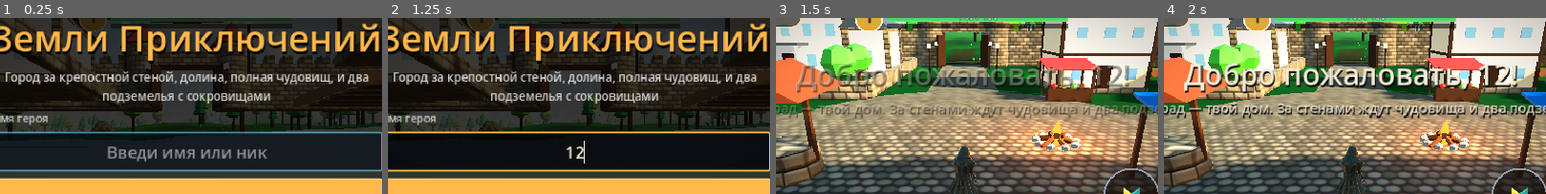
Above: before the commit, frames 1-4 (left to right).
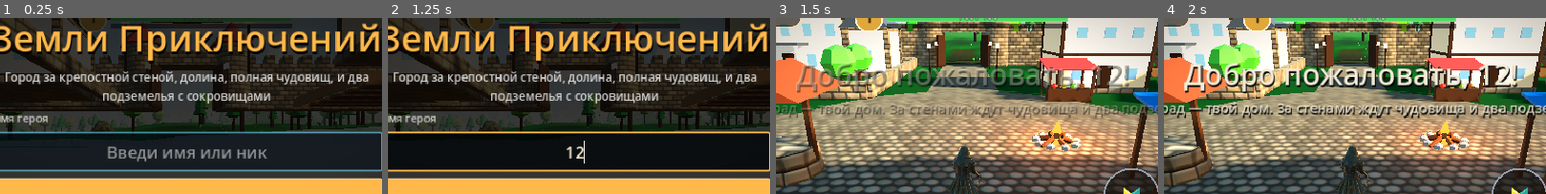
Above: after the commit, the same moments.

Repository: alexbl2802-hue/-
Game: Godot game, scene res://scenes/main.tscn
The game is run twice, just before and just after one commit, with the same random seed, the same clock (stepped at 60 frames per second) and the same inputs.
Inputs (mouse positions are % of the whole screen's width and height, from its top left):
- Up to frame 1 (0.25 s): no input
- Up to frame 2 (1.25 s): click (50, 52) at 0.52 s; type "12" at 0.6 s
- Up to frame 3 (1.5 s): click "Начать игру" at 1.25 s
- Up to frame 4 (2 s): no input
The pictures show only the part of the screen within x 26-76%, y 14-64%; the shares and areas given below are measured in that part.

Frames 1-2 are identical in both runs. In frame 3, 0.2% of the frame differs, in the area x 45-55%, y 77-96%; in frame 4, 0.2%.

Commit message:
Elbows spread away from the torso: arms lowered less in own poses and a slight constant shoulder spread outside attacks
Co-Authored-By: Claude Opus 5.5 <noreply@anthropic.com>
Claude-Session: https://claude.ai/code/session_015UTJDXhzLMDcJkgb9pqccT

Diff:
--- a/godot/scripts/anim/hero_moves.gd
+++ b/godot/scripts/anim/hero_moves.gd
@@ -6,7 +6,7 @@
 
 ## Руки опущены вдоль тела, ноги прямо (исходная поза модели — руки разведены)
 const BASE := {
-	"LeftArm": Vector3(0, 15, -62), "RightArm": Vector3(0, -15, 62),
+	"LeftArm": Vector3(0, 15, -52), "RightArm": Vector3(0, -15, 52),
 	"LeftForeArm": Vector3(-10, 0, 0), "RightForeArm": Vector3(-10, 0, 0),
 }
 
@@ -28,8 +28,8 @@
 		"Neck": Vector3(0, 6, 0), "Head": Vector3(4, 4, 0),
 		"LeftUpLeg": Vector3(-22, 18, 8), "LeftLeg": Vector3(26, 0, 0), "LeftFoot": Vector3(-4, 0, 0),
 		"RightUpLeg": Vector3(14, 18, -8), "RightLeg": Vector3(14, 0, 0), "RightFoot": Vector3(-26, 0, 0),
-		"RightArm": Vector3(-10, -10, 58), "RightForeArm": Vector3(-30, 0, 0),
-		"LeftArm": Vector3(-28, 10, -55), "LeftForeArm": Vector3(-45, 0, 0),
+		"RightArm": Vector3(-10, -10, 50), "RightForeArm": Vector3(-30, 0, 0),
+		"LeftArm": Vector3(-28, 10, -48), "LeftForeArm": Vector3(-45, 0, 0),
 	}
 const STANCE_SWORD := Vector3(-0.25, -0.75, 0.6)
 const STANCE_HIPS := Vector3(0, -0.09, 0)
@@ -38,7 +38,7 @@
 	var p := stance_pose()
 	var p2 := p.duplicate()
 	p2["Spine2"] = Vector3(5, 4, 0)
-	p2["LeftArm"] = Vector3(-30, 10, -54)
+	p2["LeftArm"] = Vector3(-30, 10, -47)
 	return [
 		_k(0.0, p, STANCE_HIPS, STANCE_SWORD),
 		_k(1.2, p2, STANCE_HIPS + Vector3(0, -0.012, 0), STANCE_SWORD),
@@ -52,13 +52,13 @@
 const RUN_SWORD := Vector3(-0.15, -0.25, 1.0)
 
 static func _arm_keys(length: float, arm_back: float, arm_fwd: float, elbow: float, sword: Vector3, left_swing := 0.0) -> Array:
-	var a := {"RightArm": Vector3(arm_back, -12, 58), "RightForeArm": Vector3(-elbow, 0, 0)}
-	var b := {"RightArm": Vector3(arm_fwd, -12, 58), "RightForeArm": Vector3(-elbow - 6, 0, 0)}
+	var a := {"RightArm": Vector3(arm_back, -12, 48), "RightForeArm": Vector3(-elbow, 0, 0)}
+	var b := {"RightArm": Vector3(arm_fwd, -12, 48), "RightForeArm": Vector3(-elbow - 6, 0, 0)}
 	if left_swing > 0.0:
 		# Левая рука опущена и качается в такт шагу (навстречу правой ноге)
-		a["LeftArm"] = Vector3(-left_swing, 12, -62)
+		a["LeftArm"] = Vector3(-left_swing, 12, -52)
 		a["LeftForeArm"] = Vector3(-18, 0, 0)
-		b["LeftArm"] = Vector3(left_swing, 12, -62)
+		b["LeftArm"] = Vector3(left_swing, 12, -52)
 		b["LeftForeArm"] = Vector3(-10, 0, 0)
 	return [_k(0.0, a, Vector3.ZERO, sword), _k(length * 0.5, b, Vector3.ZERO, sword), _k(length, a, Vector3.ZERO, sword)]
 
--- a/godot/scripts/hero.gd
+++ b/godot/scripts/hero.gd
@@ -166,6 +166,7 @@
 const WHIRL_HIT := 0.5
 const STRIDE_WALK := 4.8       # м/с, на которые уходит стопа за секунду анимации Running
 const STRIDE_RUN := 8.25       # то же для RunFast (замер: tests/gait.tscn)
+const ARMS_OUT_CALM := 0.12    # локти чуть отведены от тела всегда (кроме ударов и приёмов), рад
 const ARMS_OUT_WALK := 0.3     # насколько отводить руки от тела на бегу, рад
 const ARMS_OUT_RUN := 0.38
 var _sk: Skeleton3D
@@ -179,6 +180,7 @@
 var _arms_mod: PoseOffsets
 var _arm_axes := []
 var _arms_w := 0.0
+var _arms_calm := 0.0
 
 func _attach_character() -> void:
 	if not ResourceLoader.exists(CHAR_PATH):
@@ -511,7 +513,11 @@
 		return
 	var target := clampf(_speed_now / WALK, 0.0, 1.0) if running else 0.0
 	_arms_w = move_toward(_arms_w, target, get_physics_process_delta_time() * 5.0)
+	# Постоянное лёгкое отведение — только когда нет удара или приёма
+	var calm := attack_t < 0.0 and _spin_t < 0.0 and _art_t < 0.0 and _dash_t < 0.0 and _move != "horizontal" and not blocking
+	_arms_calm = move_toward(_arms_calm, ARMS_OUT_CALM if calm else 0.0, get_physics_process_delta_time() * 1.5)
 	var a := lerpf(ARMS_OUT_WALK, ARMS_OUT_RUN, clampf((_speed_now - WALK) / (RUN - WALK), 0.0, 1.0)) * _arms_w
+	a = maxf(a, _arms_calm)
 	for arm in _arm_axes:
 		_arms_mod.set_angle(arm[0], arm[1], a)
 
--- a/godot/tests/pose_view.gd
+++ b/godot/tests/pose_view.gd
@@ -57,6 +57,9 @@
 		sk.add_child(ba)
 		ba.bone_idx = PoseLib.bone(sk, nm2)
 		marks[nm2] = ba
+	if OS.get_environment("SPREAD") != "":
+		for arm in h._arm_axes:
+			h._arms_mod.set_angle(arm[0], arm[1], float(OS.get_environment("SPREAD")))
 	var cam := Camera3D.new()
 	cam.fov = 40
 	add_child(cam)
